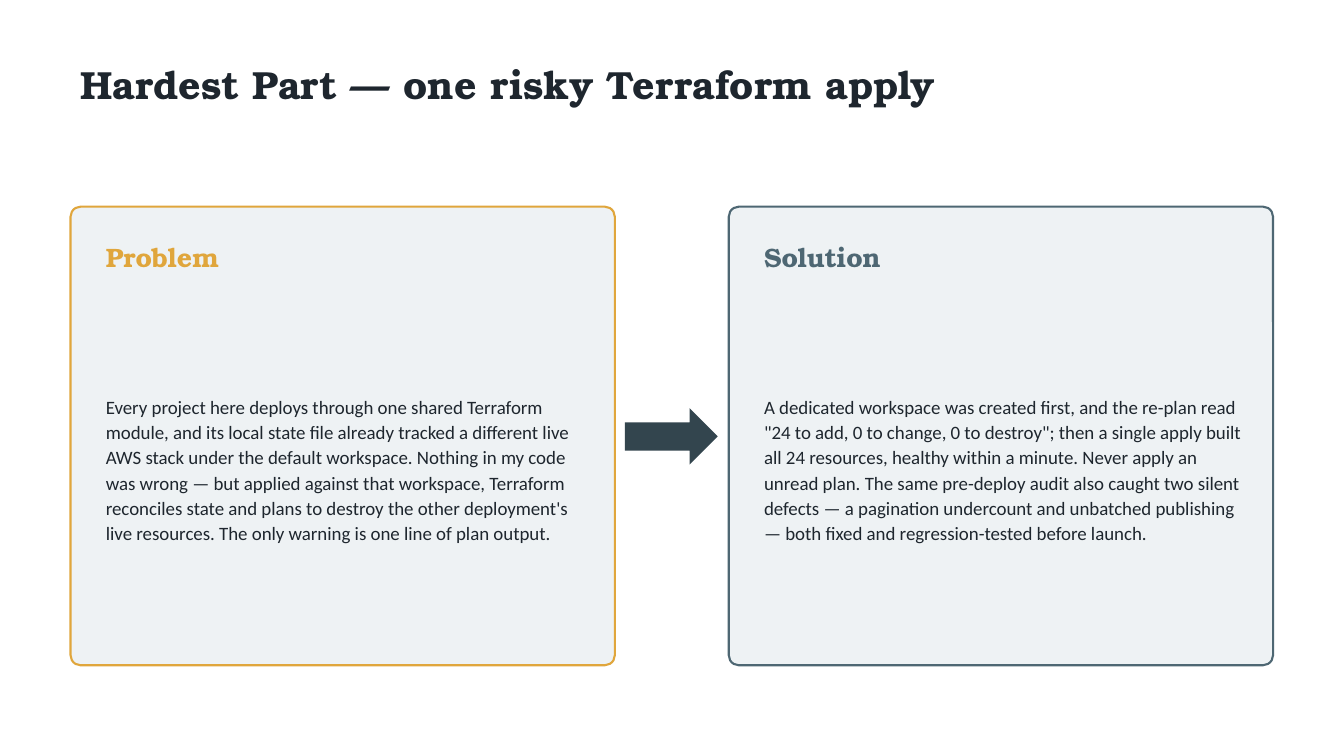
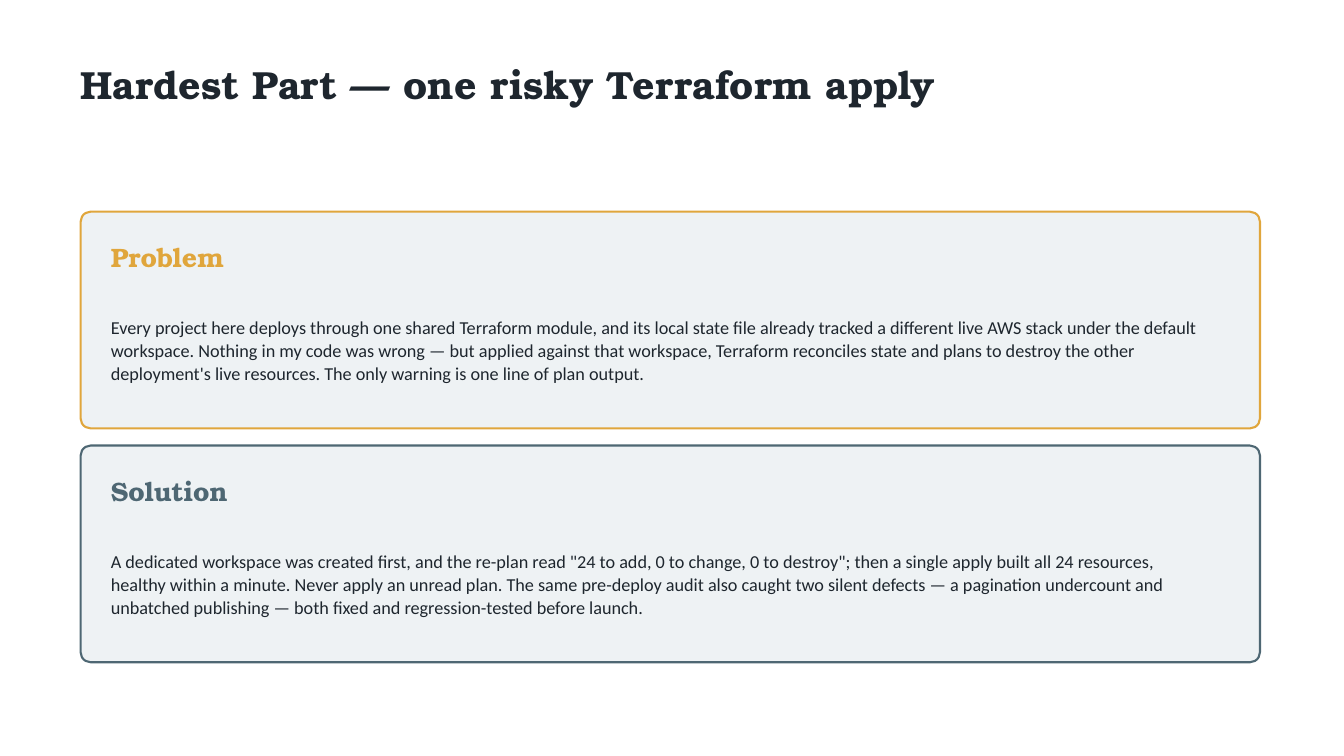
Before and after one commit to valletivarish/FEC_version_2, a slide deck: slide 4 of ppt/KasireddyVadicherla_X25104047_bridge-structural-health.pptx. Drawn at 1344x756 pixels with LibreOffice and Linux fonts; fonts in the diff are those of the drawing. Boxes give left, top, right and bottom in pixels: in the first picture for what was removed or moved away, otherwise in the second. Text is boxed around its words. In the diff, an @@ line names an element or a change of style, - is before the commit and + after.

```diff
--- a/ppt/KasireddyVadicherla_X25104047_bridge-structural-health.pptx
+++ b/ppt/KasireddyVadicherla_X25104047_bridge-structural-health.pptx
@@ rounded rectangle: place and size @@
-rounded rectangle at <box>71,207,615,665</box>
+rounded rectangle at <box>81,212,1260,429</box>
@@ rounded rectangle at <box>81,212,1260,429</box>: proportions changed @@
@@ text "Problem": place and size @@
-text "Problem" at <box>106,247,219,268</box>
+text "Problem" at <box>111,247,224,268</box>
@@ text "Every project here deploys through ...": place and size @@
-text "Every project here deploys through ..." at <box>106,401,568,544</box>
+text "Every project here deploys through ..." at <box>111,321,1196,383</box>
@@ text "Every project here deploys through ..." at <box>111,321,1196,383</box>: size 13.5 to 13 pt; line spacing 1.12 to 1.05 @@
@@ right arrow removed at <box>625,408,718,465</box> @@
@@ rounded rectangle at <box>81,446,1260,662</box>: proportions changed @@
@@ rounded rectangle: place and size @@
-rounded rectangle at <box>729,207,1273,665</box>
+rounded rectangle at <box>81,446,1260,662</box>
@@ text "Solution": place and size @@
-text "Solution" at <box>764,246,881,268</box>
+text "Solution" at <box>111,480,228,502</box>
@@ text "A dedicated workspace was created ..." at <box>111,555,1163,617</box>: size 13.5 to 13 pt; line spacing 1.12 to 1.05 @@
@@ text "A dedicated workspace was created ...": place and size @@
-text "A dedicated workspace was created ..." at <box>764,401,1241,544</box>
+text "A dedicated workspace was created ..." at <box>111,555,1163,617</box>
```
Also in this commit, not shown: 1 other slide changed, 25 other files.
